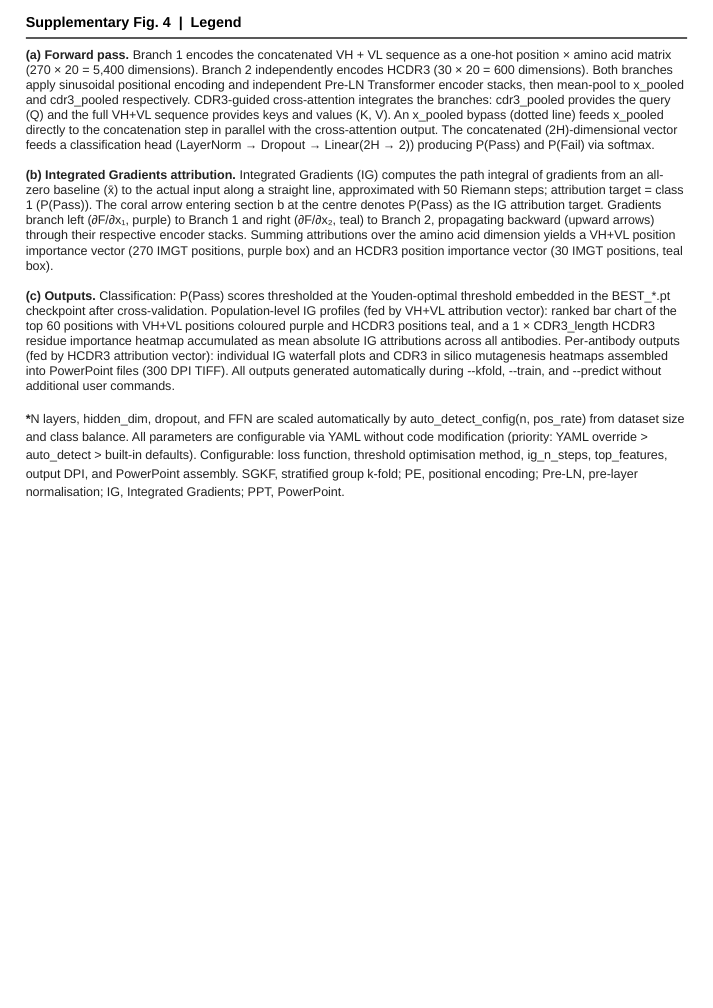
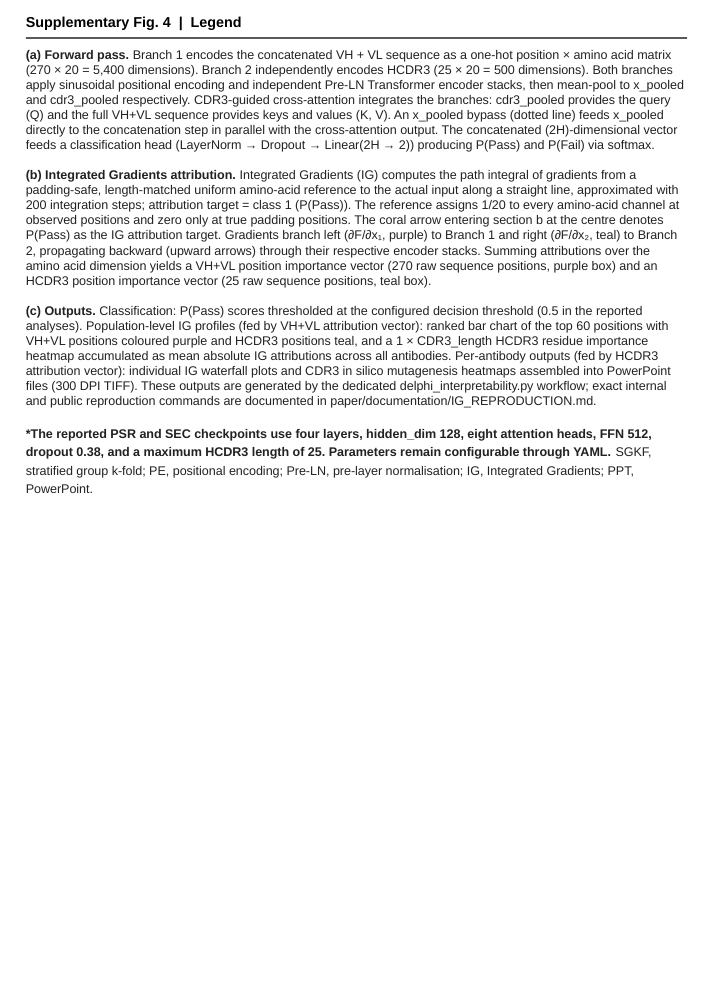
Before and after one commit to proteininnovation/IPIAbdev, a slide deck: slide 5 of paper/figures/source_editable/SupplFigs.pptx. Drawn at 713x1008 pixels with LibreOffice and Linux fonts; fonts in the diff are those of the drawing. Boxes give left, top, right and bottom in pixels: in the first picture for what was removed or moved away, otherwise in the second. Text is boxed around its words. In the diff, an @@ line names an element or a change of style, - is before the commit and + after.

```diff
--- a/paper/figures/source_editable/SupplFigs.pptx
+++ b/paper/figures/source_editable/SupplFigs.pptx
@@ text at (x1=26, y1=50, x2=684, y2=493): text changed @@
-(a) Forward pass. Branch 1 encodes the concatenated VH + VL sequence as a one-hot position × amino acid matrix (270 × 20 = 5,400 dimensions). Branch 2 independently encodes HCDR3 (30 × 20 = 600 dimensions). Both branches apply sinusoidal positional encoding and independent Pre-LN Transformer encoder stacks, then mean-pool to x_pooled and cdr3_pooled respectively. CDR3-guided cross-attention integrates the branches: cdr3_pooled provides the query (Q) and the full VH+VL sequence provides keys and values (K, V). An x_pooled bypass (dotted line) feeds x_pooled directly to the concatenation step in parallel with the cross-attention output. The concatenated (2H)-dimensional vector feeds a classification head (LayerNorm → Dropout → Linear(2H → 2)) producing P(Pass) and P(Fail) via softmax.
-(b) Integrated Gradients attribution. Integrated Gradients (IG) computes the path integral of gradients from an all-zero baseline (x̄) to the actual input along a straight line, approximated with 50 Riemann steps; attribution target = class 1 (P(Pass)). The coral arrow entering section b at the centre denotes P(Pass) as the IG attribution target. Gradients branch left (∂F/∂x₁, purple) to Branch 1 and right (∂F/∂x₂, teal) to Branch 2, propagating backward (upward arrows) through their respective encoder stacks. Summing attributions over the amino acid dimension yields a VH+VL position importance vector (270 IMGT positions, purple box) and an HCDR3 position importance vector (30 IMGT positions, teal box).
-(c) Outputs. Classification: P(Pass) scores thresholded at the Youden-optimal threshold embedded in the BEST_*.pt checkpoint after cross-validation. Population-level IG profiles (fed by VH+VL attribution vector): ranked bar chart of the top 60 positions with VH+VL positions coloured purple and HCDR3 positions teal, and a 1 × CDR3_length HCDR3 residue importance heatmap accumulated as mean absolute IG attributions across all antibodies. Per-antibody outputs (fed by HCDR3 attribution vector): individual IG waterfall plots and CDR3 in silico mutagenesis heatmaps assembled into PowerPoint files (300 DPI TIFF). All outputs generated automatically during --kfold, --train, and --predict without additional user commands.
-*N layers, hidden_dim, dropout, and FFN are scaled automatically by auto_detect_config(n, pos_rate) from dataset size and class balance. All parameters are configurable via YAML without code modification (priority: YAML override > auto_detect > built-in defaults). Configurable: loss function, threshold optimisation method, ig_n_steps, top_features, output DPI, and PowerPoint assembly. SGKF, stratified group k-fold; PE, positional encoding; Pre-LN, pre-layer normalisation; IG, Integrated Gradients; PPT, PowerPoint.
+(a) Forward pass. Branch 1 encodes the concatenated VH + VL sequence as a one-hot position × amino acid matrix (270 × 20 = 5,400 dimensions). Branch 2 independently encodes HCDR3 (25 × 20 = 500 dimensions). Both branches apply sinusoidal positional encoding and independent Pre-LN Transformer encoder stacks, then mean-pool to x_pooled and cdr3_pooled respectively. CDR3-guided cross-attention integrates the branches: cdr3_pooled provides the query (Q) and the full VH+VL sequence provides keys and values (K, V). An x_pooled bypass (dotted line) feeds x_pooled directly to the concatenation step in parallel with the cross-attention output. The concatenated (2H)-dimensional vector feeds a classification head (LayerNorm → Dropout → Linear(2H → 2)) producing P(Pass) and P(Fail) via softmax.
+(b) Integrated Gradients attribution. Integrated Gradients (IG) computes the path integral of gradients from a padding-safe, length-matched uniform amino-acid reference to the actual input along a straight line, approximated with 200 integration steps; attribution target = class 1 (P(Pass)). The reference assigns 1/20 to every amino-acid channel at observed positions and zero only at true padding positions. The coral arrow entering section b at the centre denotes P(Pass) as the IG attribution target. Gradients branch left (∂F/∂x₁, purple) to Branch 1 and right (∂F/∂x₂, teal) to Branch 2, propagating backward (upward arrows) through their respective encoder stacks. Summing attributions over the amino acid dimension yields a VH+VL position importance vector (270 raw sequence positions, purple box) and an HCDR3 position importance vector (25 raw sequence positions, teal box).
+(c) Outputs. Classification: P(Pass) scores thresholded at the configured decision threshold (0.5 in the reported analyses). Population-level IG profiles (fed by VH+VL attribution vector): ranked bar chart of the top 60 positions with VH+VL positions coloured purple and HCDR3 positions teal, and a 1 × CDR3_length HCDR3 residue importance heatmap accumulated as mean absolute IG attributions across all antibodies. Per-antibody outputs (fed by HCDR3 attribution vector): individual IG waterfall plots and CDR3 in silico mutagenesis heatmaps assembled into PowerPoint files (300 DPI TIFF). These outputs are generated by the dedicated delphi_interpretability.py workflow; exact internal and public reproduction commands are documented in paper/documentation/IG_REPRODUCTION.md.
+*The reported PSR and SEC checkpoints use four layers, hidden_dim 128, eight attention heads, FFN 512, dropout 0.38, and a maximum HCDR3 length of 25. Parameters remain configurable through YAML. SGKF, stratified group k-fold; PE, positional encoding; Pre-LN, pre-layer normalisation; IG, Integrated Gradients; PPT, PowerPoint.
```
Also in this commit, not shown: 1 other slide changed, 8 other files.
